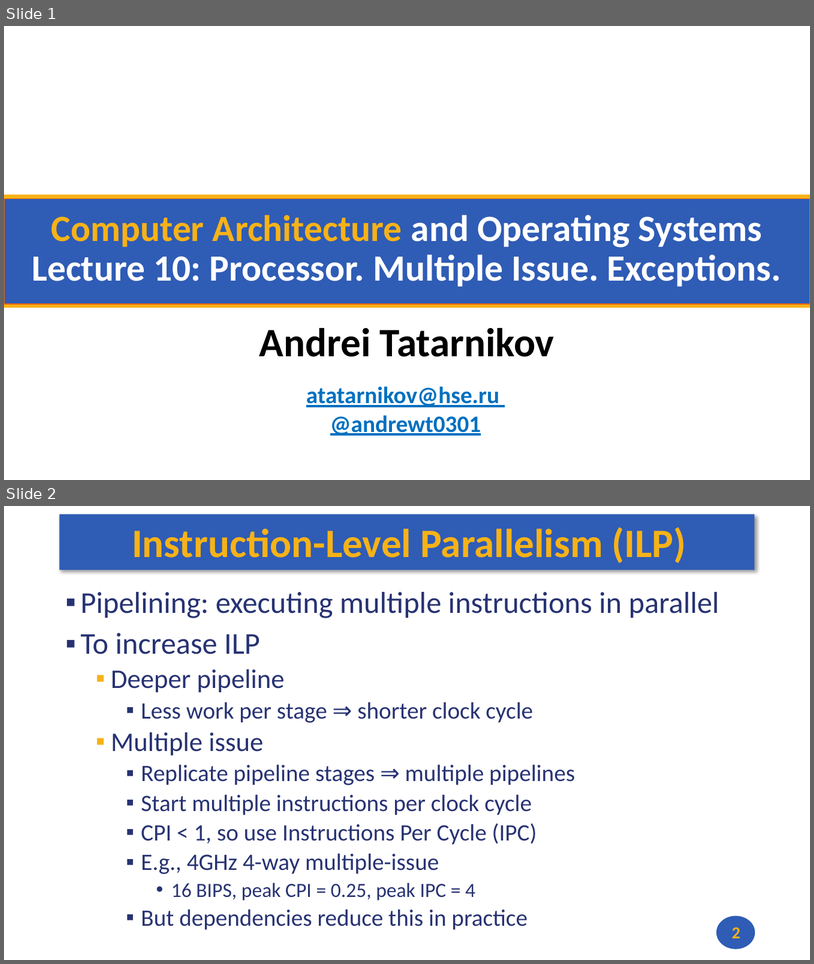
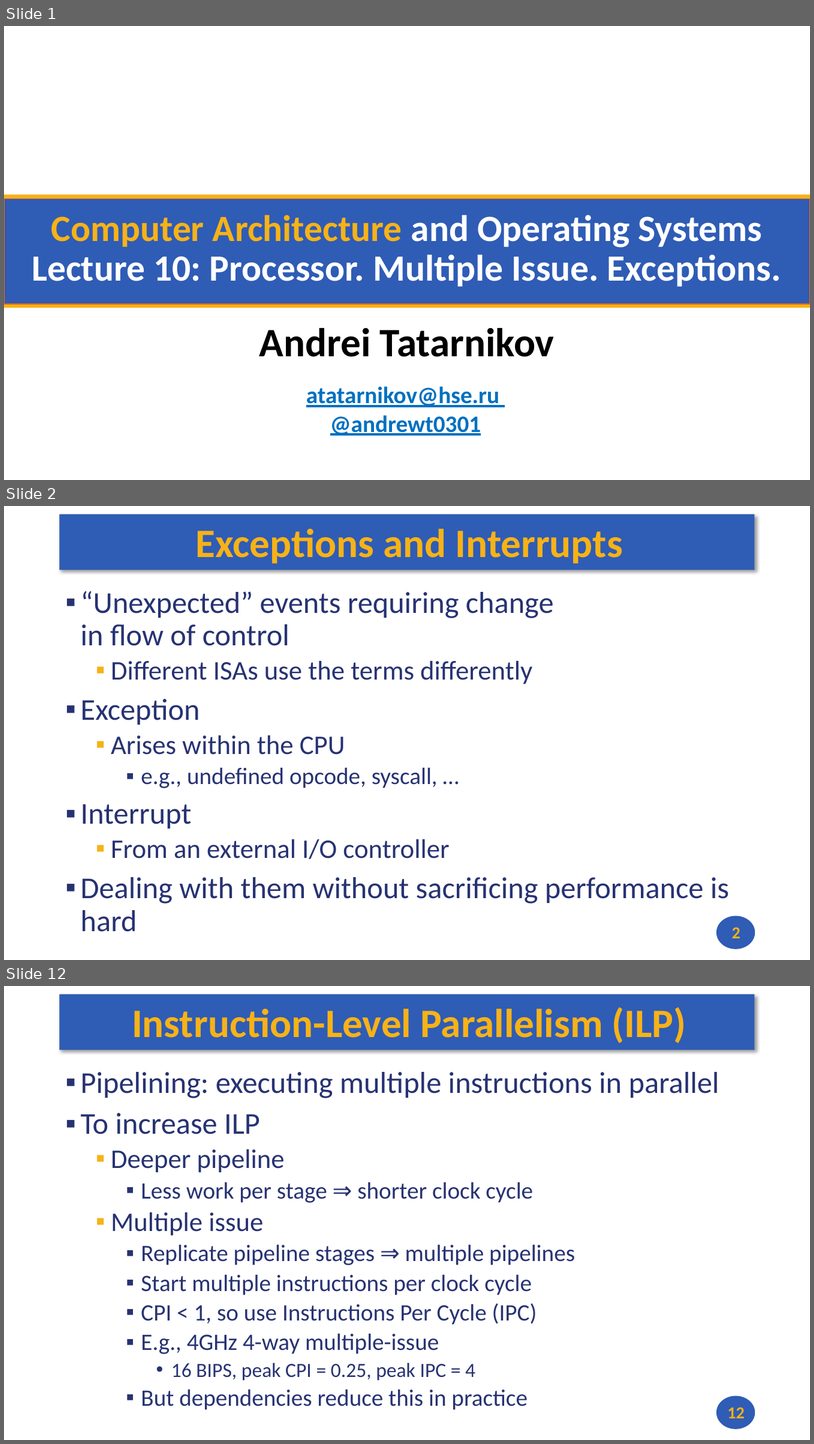
Before and after one commit to andrewt0301/hse-acos-course, a slide deck: docs/part1ca/10_Exceptions/CA_Lecture_10.pptx. Shown one above the other, each under a label of ours: slides 1 and 2 before the commit, slides 1, 2 and 12 after it; the slides between them are not shown. The pictures are 814x964 and 814x1444 pixels, drawn with LibreOffice and Linux fonts; fonts in the diff are those of the drawing; background and template pictures are left out. Boxes give left, top, right and bottom in pixels: in the first picture for what was removed or moved away, otherwise in the second. Text is boxed around its words. In the diff, an @@ line names an element or a change of style, - is before the commit and + after.

```diff
--- a/docs/part1ca/10_Exceptions/CA_Lecture_10.pptx
+++ b/docs/part1ca/10_Exceptions/CA_Lecture_10.pptx
@@ slide 2 added at (x1=4, y1=506, x2=810, y2=960), background #FFFFFF; not listed: 2 template elements that a slide beside it also shows @@
@@ title added at (x1=195, y1=528, x2=623, y2=564), 48 pt, text #F7B217, bold @@
+Exceptions and Interrupts
@@ text added at (x1=81, y1=591, x2=729, y2=931), 36 pt, text #273272 @@
+▪ “Unexpected” events requiring change
+  in flow of control
+  ▪ Different ISAs use the terms differently
+▪ Exception
+  ▪ Arises within the CPU
+    ▪ e.g., undefined opcode, syscall, …
+▪ Interrupt
+  ▪ From an external I/O controller
+▪ Dealing with them without sacrificing performance is hard
@@ page number added at (x1=732, y1=927, x2=741, y2=938), 20 pt, text #F7B217, bold @@
+2
@@ what was slide 2 is now slide 12 @@
@@ page number at (x1=728, y1=1407, x2=744, y2=1418): text changed @@
-2
+12
```
Also in this commit, not shown: 9 other slides added, 2 other files.
